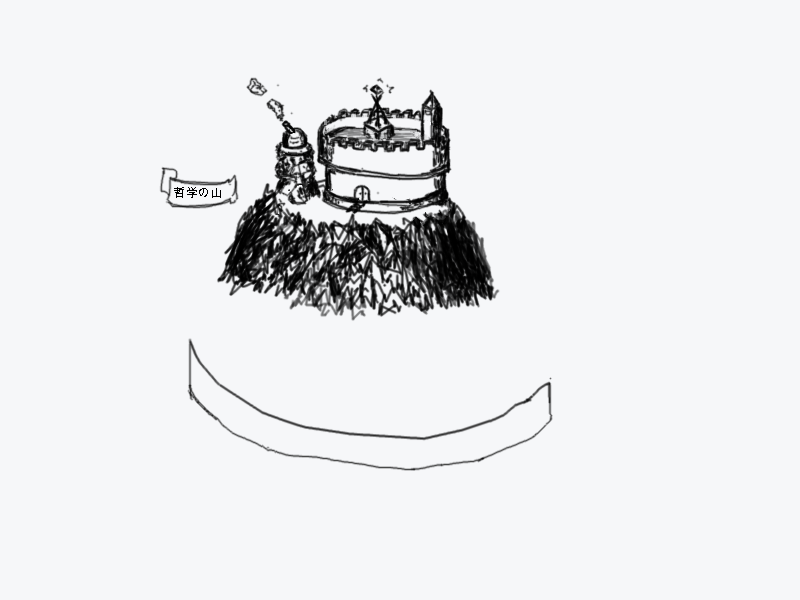
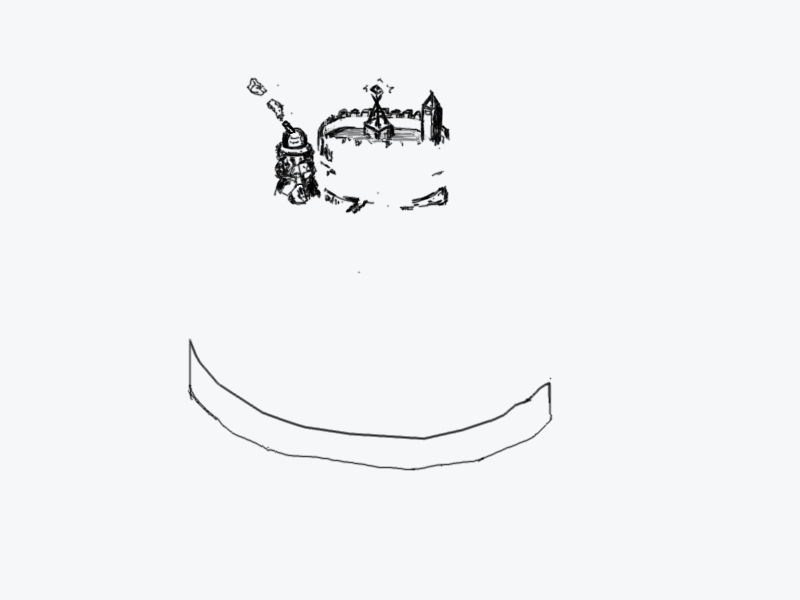
Layers edited between the first and the second 800x600 image:
hid "哲学の山 ..." over (174, 187, 221, 198)
hid "c #1", painted on it over (159, 132, 500, 321)
